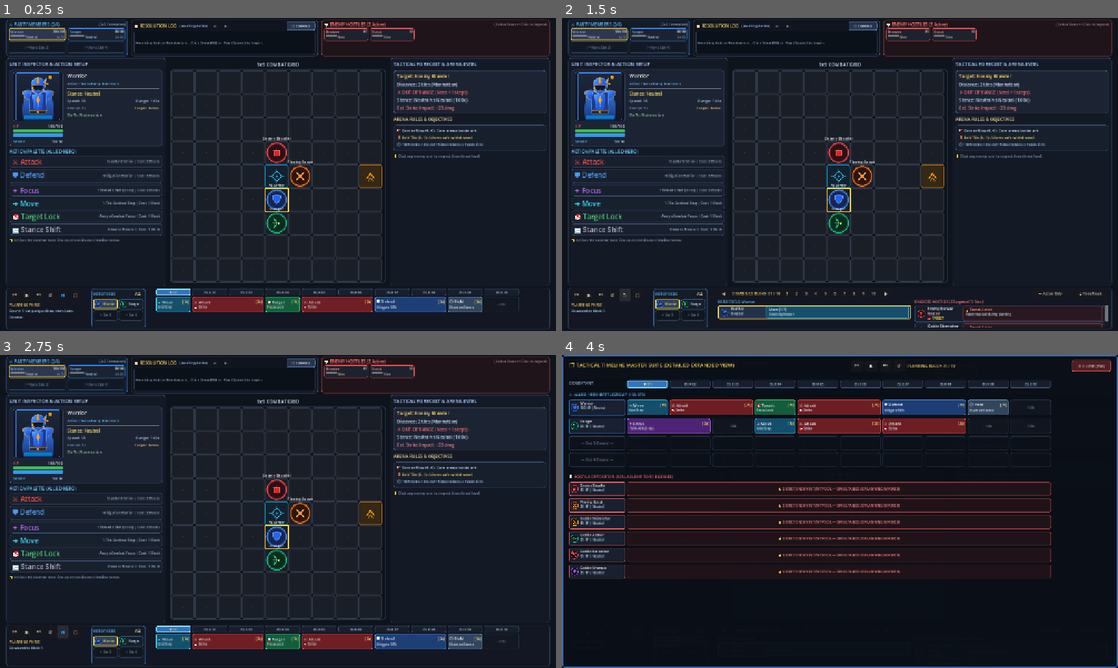
Above: before the commit, frames 1-4 (two rows, left to right).
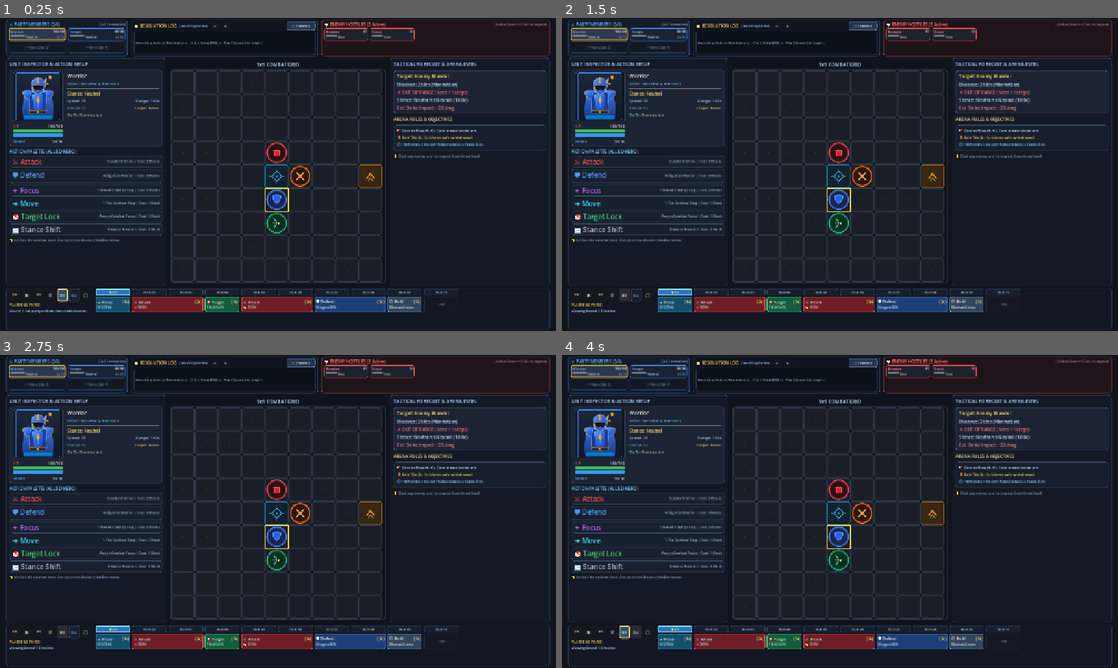
Above: after the commit, the same moments.

Repository: 6lackwin9/tactical-rpg
Game: Godot game, scene res://scenes/test_arena.tscn
The game is run twice, just before and just after one commit, with the same random seed, the same clock (stepped at 60 frames per second) and the same inputs.
Inputs (mouse positions are in pixels of both pictures, inside the frame that each line leads up to):
- Up to frame 1 (0.25 s): no input
- Up to frame 2 (1.5 s): click "⏮" at 0.5 s; click (623, 296) at 1.25 s, where only the run before the commit has a clickable "👥"
- Up to frame 3 (2.75 s): click (61, 633) at 2 s, where only the run before the commit has a clickable "🎬"
- Up to frame 4 (4 s): click (623, 633) at 2.75 s, where only the run after the commit has a clickable "R1"; click (634, 633) at 3.5 s, where only the run after the commit has a clickable "R2"

The runs differ from the first frame. In frame 1, 3.8% of the frame differs, in the area x 1-94%, y 38-99%; in frame 2, 5.3%; in frame 3, 3.8%; in frame 4, 33%, in the area x 0-100%, y 0-100%.
Error after the commit: Trying to assign an array of type "Array" to a variable of type "Array[ScheduledAction]". (res://scenes/test_arena.gd:3960)

Commit message:
feat: timeline round/block traversal, hover inspector tooltip, dead unit board pruning, and active enemy modal filter

Diff:
--- a/scenes/test_arena.gd
+++ b/scenes/test_arena.gd
@@ -278,6 +278,21 @@
 var snapshots: Array[BlockSnapshot] = []
 var recorded_actions: Array[CombatResolver.ScheduledAction] = []
 
+# Multi-Round Timeline Traversal
+var viewed_timeline_round: int = 1
+var round_recorded_actions: Dictionary = {} # int -> Array[CombatResolver.ScheduledAction]
+var round_snapshots: Dictionary = {}        # int -> Array[BlockSnapshot]
+var btn_rnd_1: Button
+var btn_rnd_2: Button
+var btn_modal_rnd_1: Button
+var btn_modal_rnd_2: Button
+
+# Combat Grid Unit Hover Card (Replaces persistent overlapping labels)
+var grid_hover_tooltip: PanelContainer
+var hover_name_lbl: Label
+var hover_hp_lbl: Label
+var hover_status_lbl: Label
+
 func _ready() -> void:
 	print("\n=======================================================")
 	print("=== STARTING TACTICAL RPG ARENA HARNESS             ===")
@@ -822,6 +837,42 @@
 	unit_overlay.name = "UnitOverlay"
 	unit_overlay.set_anchors_preset(Control.PRESET_FULL_RECT)
 	grid_anchor.add_child(unit_overlay)
+
+	# Floating Unit Inspector / Hover Tooltip (replacing overlapping persistent text labels)
+	grid_hover_tooltip = PanelContainer.new()
+	grid_hover_tooltip.name = "GridHoverTooltip"
+	grid_hover_tooltip.visible = false
+	grid_hover_tooltip.mouse_filter = Control.MOUSE_FILTER_IGNORE
+	grid_hover_tooltip.custom_minimum_size = Vector2(130, 46)
+	var hov_style := StyleBoxFlat.new()
+	hov_style.bg_color = Color(0.06, 0.08, 0.12, 0.96)
+	hov_style.border_color = Color(0.35, 0.55, 0.85, 0.9)
+	hov_style.set_border_width_all(1)
+	hov_style.set_corner_radius_all(4)
+	hov_style.content_margin_left = 6
+	hov_style.content_margin_right = 6
+	hov_style.content_margin_top = 4
+	hov_style.content_margin_bottom = 4
+	grid_hover_tooltip.add_theme_stylebox_override("panel", hov_style)
+	grid_anchor.add_child(grid_hover_tooltip)
+
+	var hov_vbox := VBoxContainer.new()
+	hov_vbox.add_theme_constant_override("separation", 2)
+	grid_hover_tooltip.add_child(hov_vbox)
+
+	hover_name_lbl = Label.new()
+	hover_name_lbl.add_theme_font_size_override("font_size", 9)
+	hov_vbox.add_child(hover_name_lbl)
+
+	hover_hp_lbl = Label.new()
+	hover_hp_lbl.add_theme_font_size_override("font_size", 8)
+	hover_hp_lbl.add_theme_color_override("font_color", Color(0.85, 0.92, 1.0))
+	hov_vbox.add_child(hover_hp_lbl)
+
+	hover_status_lbl = Label.new()
+	hover_status_lbl.add_theme_font_size_override("font_size", 7)
+	hover_status_lbl.add_theme_color_override("font_color", Color(0.7, 0.75, 0.85))
+	hov_vbox.add_child(hover_status_lbl)
 
 	# 3. Right Popup Area: Tactical Forecast & Arena Intel
 	var right_popup_panel := PanelContainer.new()
@@ -1008,18 +1059,27 @@
 	btn_reset.pressed.connect(_on_reset_pressed)
 	btns_row.add_child(btn_reset)
 
-	btn_toggle_view = Button.new()
-	btn_toggle_view.text = "👥"
-	btn_toggle_view.tooltip_text = "Toggle Combined Block View (Inspect All Units per Block)"
-	btn_toggle_view.custom_minimum_size = Vector2(26, 22)
-	btn_toggle_view.add_theme_font_size_override("font_size", 10)
-	btn_toggle_view.pressed.connect(_on_toggle_view_mode_pressed)
-	btns_row.add_child(btn_toggle_view)
+	# Round Traversal Buttons (R1 / R2) in quick view
+	btn_rnd_1 = Button.new()
+	btn_rnd_1.text = "R1"
+	btn_rnd_1.tooltip_text = "View Round 1 Timeline"
+	btn_rnd_1.custom_minimum_size = Vector2(24, 22)
+	btn_rnd_1.add_theme_font_size_override("font_size", 9)
+	btn_rnd_1.pressed.connect(func() -> void: _select_timeline_round(1))
+	btns_row.add_child(btn_rnd_1)
+
+	btn_rnd_2 = Button.new()
+	btn_rnd_2.text = "R2"
+	btn_rnd_2.tooltip_text = "View Round 2 Timeline"
+	btn_rnd_2.custom_minimum_size = Vector2(24, 22)
+	btn_rnd_2.add_theme_font_size_override("font_size", 9)
+	btn_rnd_2.pressed.connect(func() -> void: _select_timeline_round(2))
+	btns_row.add_child(btn_rnd_2)
 
 	btn_popout = Button.new()
 	btn_popout.text = "⛶"
 	btn_popout.tooltip_text = "Popout Detailed Full-Screen Timeline Suite [F / ESC]"
-	btn_popout.custom_minimum_size = Vector2(26, 22)
+	btn_popout.custom_minimum_size = Vector2(24, 22)
 	btn_popout.add_theme_font_size_override("font_size", 10)
 	btn_popout.pressed.connect(func() -> void: _toggle_timeline_modal(true))
 	btns_row.add_child(btn_popout)
@@ -1056,24 +1116,13 @@
 	btn_next_round.pressed.connect(_on_next_round_pressed)
 	controls_vbox.add_child(btn_next_round)
 
-	var vsep1 := VSeparator.new()
-	bottom_hbox.add_child(vsep1)
-
-	# 2x2 Party Select Box (Slot 1-4 with Gold Selection & ALL button)
-	var party_box := _build_party_select_box()
-	bottom_hbox.add_child(party_box)
-
-	var vsep2 := VSeparator.new()
-	bottom_hbox.add_child(vsep2)
-
-	# Timeline Display Deck: Holds Active Track Layers View and Combined Block Inspector
+	# Timeline Display Deck: Holds Active Track Layers View
 	var timeline_deck := Control.new()
 	timeline_deck.size_flags_horizontal = Control.SIZE_EXPAND_FILL
 	timeline_deck.size_flags_vertical = Control.SIZE_EXPAND_FILL
 	bottom_hbox.add_child(timeline_deck)
 
 	_build_timeline_tracks_ui(timeline_deck)
-	_build_combined_block_ui(timeline_deck)
 	_build_timeline_modal_ui()
 	_build_log_modal_ui()
 
@@ -1366,6 +1415,9 @@
 
 func _init_interactive_simulation() -> void:
 	current_combat_round = 1
+	viewed_timeline_round = 1
+	round_recorded_actions.clear()
+	round_snapshots.clear()
 	current_sim_block = 1
 	replay_block = 1
 	combined_selected_block = 1
@@ -1499,6 +1551,7 @@
 	recorded_actions.clear()
 	for a in sim_resolver.scheduled_actions:
 		recorded_actions.append(CombatResolver.ScheduledAction.new(a.combatant, a.command, a.start_block, a.end_block))
+	round_recorded_actions[1] = recorded_actions.duplicate()
 
 	# 6. Build visual unit tokens and roster cards
 	for ally in sim_allies:
@@ -1523,6 +1576,8 @@
 	# 7. Capture Initial Snapshot (State 0 before block 1 executes)
 	snapshots.clear()
 	_capture_snapshot(0)
+	round_snapshots[1] = snapshots.duplicate()
+	_update_round_traversal_ui()
 
 	# 8. Setup 2x2 Party Focus Box & Default Selection
 	selected_party_hero = unit_warrior
@@ -1550,15 +1605,6 @@
 	icon.expand_mode = TextureRect.EXPAND_IGNORE_SIZE
 	icon.stretch_mode = TextureRect.STRETCH_KEEP_ASPECT_CENTERED
 	token_ctrl.add_child(icon)
-
-	var name_lbl := Label.new()
-	name_lbl.text = combatant.name
-	name_lbl.horizontal_alignment = HORIZONTAL_ALIGNMENT_CENTER
-	name_lbl.position = Vector2(-15, -13)
-	name_lbl.custom_minimum_size = Vector2(TILE_SIZE + 30, 14)
-	name_lbl.add_theme_font_size_override("font_size", 9)
-	name_lbl.add_theme_color_override("font_color", Color(1, 1, 1, 0.9))
-	token_ctrl.add_child(name_lbl)
 
 	var sel_border := ReferenceRect.new()
 	sel_border.name = "SelectionBorder"
@@ -1575,16 +1621,73 @@
 			_select_combatant(combatant)
 	)
 
+	token_ctrl.mouse_entered.connect(func() -> void:
+		_show_unit_hover_card(combatant, token_ctrl)
+	)
+	token_ctrl.mouse_exited.connect(func() -> void:
+		_hide_unit_hover_card()
+	)
+
 	overlay.add_child(token_ctrl)
 	unit_token_nodes[combatant] = token_ctrl
 
 	var pos: Vector2i = sim_grid.get_position(combatant)
-	if pos == Vector2i(-1, -1):
+	if pos == Vector2i(-1, -1) or not combatant.is_alive() or combatant.is_withdrawn:
+		token_ctrl.visible = false
 		token_ctrl.modulate.a = 0.0
 		token_ctrl.position = Vector2(0, 0)
 	else:
+		token_ctrl.visible = true
 		token_ctrl.modulate.a = 1.0
 		token_ctrl.position = Vector2(pos.x * TILE_SIZE, pos.y * TILE_SIZE)
+
+
+func _show_unit_hover_card(c: Combatant, token: Control) -> void:
+	if grid_hover_tooltip == null or not is_instance_valid(c):
+		return
+	var is_ally: bool = sim_allies.has(c)
+	var col: Color = Color(0.4, 0.75, 1.0) if is_ally else Color(1.0, 0.45, 0.45)
+	hover_name_lbl.text = c.name
+	hover_name_lbl.add_theme_color_override("font_color", col)
+
+	var cur_snap: BlockSnapshot = null
+	var snaps: Array = round_snapshots.get(viewed_timeline_round, snapshots)
+	var cur_b: int = replay_block if combat_phase == CombatPhase.REPLAY else current_sim_block
+	if cur_b >= 0 and cur_b < snaps.size():
+		@warning_ignore("unsafe_cast")
+		cur_snap = snaps[cur_b] as BlockSnapshot
+
+	var cur_hp: int = cur_snap.hps.get(c, c.hp) if cur_snap != null else c.hp
+	var max_hp: int = cur_snap.max_hps.get(c, c.max_hp) if cur_snap != null else c.max_hp
+	var is_withdrawn: bool = cur_snap.is_withdrawn.get(c, c.is_withdrawn) if cur_snap != null else c.is_withdrawn
+	var is_alive: bool = cur_hp > 0
+	var cur_stance: CombatTypes.StanceType = cur_snap.stances.get(c, c.current_stance) if cur_snap != null else c.current_stance
+	var pos: Vector2i = cur_snap.positions.get(c, sim_grid.get_position(c)) if cur_snap != null else sim_grid.get_position(c)
+
+	if not is_alive:
+		hover_hp_lbl.text = "HP: 0/%d [DEFEATED]" % max_hp
+		hover_status_lbl.text = "Status: Fallen in battle"
+	elif is_withdrawn:
+		hover_hp_lbl.text = "HP: %d/%d [ESCAPED]" % [cur_hp, max_hp]
+		hover_status_lbl.text = "Status: Withdrawn via Exit Tile"
+	else:
+		hover_hp_lbl.text = "HP: %d/%d | Spd: %d | Rng: %d" % [cur_hp, max_hp, c.speed, c.attack_range]
+		hover_status_lbl.text = "Stance: %s | Pos: %s" % [CombatTypes.stance_to_string(cur_stance), str(pos)]
+
+	# Position adjacent to token within grid boundaries
+	var target_pos := token.position + Vector2(TILE_SIZE + 4, -4)
+	if target_pos.x + 140 > GRID_SIZE * TILE_SIZE:
+		target_pos.x = maxf(0.0, token.position.x - 142)
+	if target_pos.y + 55 > GRID_SIZE * TILE_SIZE:
+		target_pos.y = maxf(0.0, token.position.y - 45)
+	grid_hover_tooltip.position = target_pos
+	grid_hover_tooltip.z_index = 50
+	grid_hover_tooltip.visible = true
+
+
+func _hide_unit_hover_card() -> void:
+	if grid_hover_tooltip != null:
+		grid_hover_tooltip.visible = false
 
 
 func _create_roster_card(combatant: Combatant, team_color: Color) -> void:
@@ -1782,6 +1885,7 @@
 		snap.attack_boost_rds[c] = c.attack_boost_rounds_remaining
 		snap.defense_mit[c] = c.defense_mitigation_ratio
 	snapshots.append(snap)
+	round_snapshots[current_combat_round] = snapshots.duplicate()
 
 
 func _restore_snapshot(snap: BlockSnapshot) -> void:
@@ -1791,19 +1895,21 @@
 		var token := unit_token_nodes[c] as Control
 		if snap.positions.has(c):
 			var pos: Vector2i = snap.positions[c]
-			if pos == Vector2i(-1, -1):
+			var active: bool = snap.is_active.get(c, false)
+			var withdrawn: bool = snap.is_withdrawn.get(c, false)
+			var hp_val: int = snap.hps.get(c, c.hp)
+			var is_alive: bool = hp_val > 0
+
+			# Requirement 7: Remove dead or withdrawn units from board completely to eliminate token overlap
+			if pos == Vector2i(-1, -1) or not is_alive or withdrawn or not active:
+				token.visible = false
 				token.modulate.a = 0.0
 			else:
+				token.visible = true
+				token.modulate = Color.WHITE
 				var target_px := Vector2(pos.x * TILE_SIZE, pos.y * TILE_SIZE)
 				var tw := create_tween()
 				tw.tween_property(token, "position", target_px, 0.2).set_trans(Tween.TRANS_QUAD).set_ease(Tween.EASE_OUT)
-
-				var active: bool = snap.is_active.get(c, false)
-				var withdrawn: bool = snap.is_withdrawn.get(c, false)
-				if not active:
-					token.modulate = Color(0.4, 0.4, 0.4, 0.0 if withdrawn else 0.6)
-				else:
-					token.modulate = Color.WHITE
 
 	_update_all_roster_cards(snap)
 	_update_selected_unit_panel()
@@ -2517,6 +2623,10 @@
 # ==============================================================================
 
 func _update_combined_block_display(block: int) -> void:
+	# Deprecated: Full screen log modal and master timeline modal replace old combined block inspector
+	if combined_party_vbox == null or combined_enemy_vbox == null or combined_block_title_lbl == null:
+		return
+
 	combined_block_title_lbl.text = "COMBINED BLOCK %02d / 10" % block
 
 	for i in range(combined_chip_buttons.size()):
@@ -2815,8 +2925,8 @@
 
 
 func _navigate_combined_block(delta: int) -> void:
-	combined_selected_block = clampi(combined_selected_block + delta, 1, TOTAL_BLOCKS)
-	_update_combined_block_display(combined_selected_block)
+	var target_b: int = clampi(replay_block + delta, 1, TOTAL_BLOCKS)
+	_on_ruler_block_clicked(target_b)
 
 
 # ==============================================================================
@@ -2937,21 +3047,21 @@
 		@warning_ignore("unsafe_cast")
 		var token := unit_token_nodes[combatant] as Control
 		var target_coord: Vector2i = sim_grid.get_position(combatant)
-		if target_coord == Vector2i(-1, -1):
+		var is_alive: bool = combatant.is_alive()
+		var is_withdrawn: bool = combatant.is_withdrawn
+		var is_act: bool = combatant.is_active() and is_alive and not is_withdrawn
+
+		# Requirement 7: Remove dead or withdrawn unit from board completely
+		if target_coord == Vector2i(-1, -1) or not is_act:
+			token.visible = false
 			token.modulate.a = 0.0
 		else:
-			if not combatant.is_active():
-				if combatant.is_withdrawn:
-					var tw := create_tween()
-					tw.tween_property(token, "modulate:a", 0.0, 0.4)
-				elif not combatant.is_alive():
-					token.modulate = Color(0.4, 0.4, 0.4, 0.6)
-			else:
-				token.modulate = Color.WHITE
-				var target_px := Vector2(target_coord.x * TILE_SIZE, target_coord.y * TILE_SIZE)
-				if token.position != target_px:
-					var tw := create_tween()
-					tw.tween_property(token, "position", target_px, 0.25).set_trans(Tween.TRANS_QUAD).set_ease(Tween.EASE_OUT)
+			token.visible = true
+			token.modulate = Color.WHITE
+			var target_px := Vector2(target_coord.x * TILE_SIZE, target_coord.y * TILE_SIZE)
+			if token.position != target_px:
+				var tw := create_tween()
+				tw.tween_property(token, "position", target_px, 0.25).set_trans(Tween.TRANS_QUAD).set_ease(Tween.EASE_OUT)
 
 	_update_all_roster_cards()
 
@@ -3093,10 +3203,14 @@
 	recorded_actions.clear()
 	for a in sim_resolver.scheduled_actions:
 		recorded_actions.append(CombatResolver.ScheduledAction.new(a.combatant, a.command, a.start_block, a.end_block))
+	round_recorded_actions[2] = recorded_actions.duplicate()
 
 	# Snapshot 0 for Round 2
 	snapshots.clear()
 	_capture_snapshot(0)
+	round_snapshots[2] = snapshots.duplicate()
+	viewed_timeline_round = 2
+	_update_round_traversal_ui()
 
 	_update_party_select_box()
 	_select_combatant(unit_warrior)
@@ -3766,41 +3880,100 @@
 
 func _on_rewind_pressed() -> void:
 	replay_block = 1
+	current_sim_block = 1
+	var snaps: Array = round_snapshots.get(viewed_timeline_round, snapshots)
+	if snaps.size() > 1:
+		@warning_ignore("unsafe_cast")
+		_restore_snapshot(snaps[1] as BlockSnapshot)
+	elif not snaps.is_empty():
+		@warning_ignore("unsafe_cast")
+		_restore_snapshot(snaps[0] as BlockSnapshot)
 	status_label.text = "Rewound to Block 1."
 	_update_timeline_tracks_display()
-	_update_combined_block_display(1)
 	if timeline_modal_overlay != null and timeline_modal_overlay.visible:
 		_update_modal_tracks_display()
 
 
 func _on_toggle_view_mode_pressed() -> void:
-	if timeline_view_mode == TimelineViewMode.TRACK_LAYERS:
-		timeline_view_mode = TimelineViewMode.COMBINED_BLOCK
-		tracks_container.visible = false
-		combined_container.visible = true
-		btn_toggle_view.text = "🎬"
-		btn_toggle_view.tooltip_text = "Switch to Single Hero Track View"
-		_update_combined_block_display(combined_selected_block)
-	else:
-		timeline_view_mode = TimelineViewMode.TRACK_LAYERS
-		tracks_container.visible = true
-		combined_container.visible = false
-		btn_toggle_view.text = "👥"
-		btn_toggle_view.tooltip_text = "Switch to Combined Block View"
-		_update_timeline_tracks_display()
+	_toggle_timeline_modal(not timeline_modal_overlay.visible)
 
 
 func _on_ruler_block_clicked(b: int) -> void:
-	if combat_phase == CombatPhase.REPLAY:
-		replay_block = b
-		status_label.text = "Inspecting Replay Block %d." % b
-		_update_timeline_tracks_display()
-		_update_combined_block_display(b)
-	else:
-		combined_selected_block = b
-		_on_toggle_view_mode_pressed()
+	replay_block = b
+	current_sim_block = b
+	# Directly traverse through battle state for clicked block
+	var snaps: Array = round_snapshots.get(viewed_timeline_round, snapshots)
+	if b >= 0 and b < snaps.size():
+		@warning_ignore("unsafe_cast")
+		_restore_snapshot(snaps[b] as BlockSnapshot)
+	elif not snaps.is_empty():
+		@warning_ignore("unsafe_cast")
+		_restore_snapshot(snaps[0] as BlockSnapshot)
+
+	status_label.text = "Round %d • Block %02d State inspected." % [viewed_timeline_round, b]
+	_update_timeline_tracks_display()
 	if timeline_modal_overlay != null and timeline_modal_overlay.visible:
 		_update_modal_tracks_display()
+
+
+func _update_round_traversal_ui() -> void:
+	var r1_btns: Array[Button] = []
+	if btn_rnd_1 != null: r1_btns.append(btn_rnd_1)
+	if btn_modal_rnd_1 != null: r1_btns.append(btn_modal_rnd_1)
+	for b in r1_btns:
+		var st := StyleBoxFlat.new()
+		st.set_corner_radius_all(3)
+		if viewed_timeline_round == 1:
+			st.bg_color = Color(0.18, 0.32, 0.54, 0.95)
+			st.border_color = Color(1.0, 0.85, 0.3, 1.0)
+			st.set_border_width_all(2)
+			b.add_theme_color_override("font_color", Color(1.0, 0.9, 0.35))
+		else:
+			st.bg_color = Color(0.1, 0.13, 0.18, 0.8)
+			st.border_color = Color(0.25, 0.35, 0.48, 0.6)
+			st.set_border_width_all(1)
+			b.add_theme_color_override("font_color", Color(0.65, 0.75, 0.85))
+		b.add_theme_stylebox_override("normal", st)
+
+	var r2_btns: Array[Button] = []
+	if btn_rnd_2 != null: r2_btns.append(btn_rnd_2)
+	if btn_modal_rnd_2 != null: r2_btns.append(btn_modal_rnd_2)
+	for b in r2_btns:
+		var st := StyleBoxFlat.new()
+		st.set_corner_radius_all(3)
+		if viewed_timeline_round == 2:
+			st.bg_color = Color(0.18, 0.32, 0.54, 0.95)
+			st.border_color = Color(1.0, 0.85, 0.3, 1.0)
+			st.set_border_width_all(2)
+			b.add_theme_color_override("font_color", Color(1.0, 0.9, 0.35))
+		else:
+			st.bg_color = Color(0.1, 0.13, 0.18, 0.8)
+			st.border_color = Color(0.25, 0.35, 0.48, 0.6)
+			st.set_border_width_all(1)
+			b.add_theme_color_override("font_color", Color(0.65, 0.75, 0.85))
+		b.add_theme_stylebox_override("normal", st)
+
+
+func _select_timeline_round(rd: int) -> void:
+	viewed_timeline_round = rd
+	@warning_ignore("unsafe_cast")
+	recorded_actions = round_recorded_actions.get(rd, []) as Array[CombatResolver.ScheduledAction]
+	@warning_ignore("unsafe_cast")
+	snapshots = round_snapshots.get(rd, []) as Array[BlockSnapshot]
+	_update_round_traversal_ui()
+	_update_timeline_tracks_display()
+	if timeline_modal_overlay != null and timeline_modal_overlay.visible:
+		_update_modal_tracks_display()
+
+	var snaps: Array = round_snapshots.get(rd, [])
+	var target_b: int = replay_block if combat_phase == CombatPhase.REPLAY else 1
+	if target_b >= 0 and target_b < snaps.size():
+		@warning_ignore("unsafe_cast")
+		_restore_snapshot(snaps[target_b] as BlockSnapshot)
+	elif not snaps.is_empty():
+		@warning_ignore("unsafe_cast")
+		_restore_snapshot(snaps[0] as BlockSnapshot)
+	status_label.text = "Viewing Round %d Timeline." % rd
 
 
 # ==============================================================================
@@ -3877,6 +4050,23 @@
 	btn_modal_reset.add_theme_font_size_override("font_size", 10)
 	btn_modal_reset.pressed.connect(_on_reset_pressed)
 	modal_ctrls.add_child(btn_modal_reset)
+
+	# Round Traversal Buttons (R1 / R2) in modal suite
+	btn_modal_rnd_1 = Button.new()
+	btn_modal_rnd_1.text = "R1"
+	btn_modal_rnd_1.tooltip_text = "Switch Modal to Round 1 Timeline"
+	btn_modal_rnd_1.custom_minimum_size = Vector2(26, 22)
+	btn_modal_rnd_1.add_theme_font_size_override("font_size", 9)
+	btn_modal_rnd_1.pressed.connect(func() -> void: _select_timeline_round(1))
+	modal_ctrls.add_child(btn_modal_rnd_1)
+
+	btn_modal_rnd_2 = Button.new()
+	btn_modal_rnd_2.text = "R2"
+	btn_modal_rnd_2.tooltip_text = "Switch Modal to Round 2 Timeline"
+	btn_modal_rnd_2.custom_minimum_size = Vector2(26, 22)
+	btn_modal_rnd_2.add_theme_font_size_override("font_size", 9)
+	btn_modal_rnd_2.pressed.connect(func() -> void: _select_timeline_round(2))
+	modal_ctrls.add_child(btn_modal_rnd_2)
 
 	modal_phase_lbl = Label.new()
 	modal_phase_lbl.text = "PLANNING PHASE"
@@ -3994,6 +4184,13 @@
 	for child in modal_tracks_list.get_children():
 		child.queue_free()
 
+	# Query snapshot for active playhead in viewed round
+	var snap: BlockSnapshot = null
+	var snaps: Array = round_snapshots.get(viewed_timeline_round, snapshots)
+	if active_playhead >= 0 and active_playhead < snaps.size():
+		@warning_ignore("unsafe_cast")
+		snap = snaps[active_playhead] as BlockSnapshot
+
 	# Section 1: Hero Battlegroup Tracks (All 4 slots)
 	var ally_hdr := Label.new()
 	ally_hdr.text = "⚔ ALLIED HERO BATTLEGROUP (4 SLOTS)"
@@ -4003,26 +4200,42 @@
 
 	for i in range(4):
 		var ally: Combatant = sim_allies[i] if i < sim_allies.size() else null
-		var row := _create_modal_unit_track_row(ally, i + 1, true, active_playhead)
+		var row := _create_modal_unit_track_row(ally, i + 1, true, active_playhead, snap)
 		modal_tracks_list.add_child(row)
 
 	var sep := HSeparator.new()
 	modal_tracks_list.add_child(sep)
 
-	# Section 2: Hostile Opposition Tracks (Scalable up to 10 enemies)
+	# Section 2: Hostile Opposition Tracks (Requirement 5: Only show active enemies for the round)
+	var active_enemies_for_view: Array[Combatant] = []
+	var is_r1: bool = (viewed_timeline_round == 1)
+	var reinforcements_active: bool = (snap.reinforcements_spawned if snap != null else reinforcements_spawned)
+
+	for enemy in sim_enemies:
+		if is_r1:
+			if enemy in [unit_berserker, unit_skirmisher, unit_archer, unit_shaman]:
+				if reinforcements_active:
+					active_enemies_for_view.append(enemy)
+			else:
+				active_enemies_for_view.append(enemy)
+		else:
+			# Round 2: Brawler & Scout pruned, only surviving goblins shown
+			if not (enemy in [unit_brawler, unit_scout]):
+				active_enemies_for_view.append(enemy)
+
 	var enemy_hdr := Label.new()
-	enemy_hdr.text = "💀 HOSTILE OPPOSITION (SCALABLE UP TO 10 ENEMIES)"
+	enemy_hdr.text = "💀 HOSTILE OPPOSITION (%d Active Hostiles)" % active_enemies_for_view.size()
 	enemy_hdr.add_theme_font_size_override("font_size", 9)
 	enemy_hdr.add_theme_color_override("font_color", Color(1.0, 0.45, 0.45))
 	modal_tracks_list.add_child(enemy_hdr)
 
-	for i in range(sim_enemies.size()):
-		var enemy: Combatant = sim_enemies[i]
-		var row := _create_modal_unit_track_row(enemy, i + 1, false, active_playhead)
+	for i in range(active_enemies_for_view.size()):
+		var enemy: Combatant = active_enemies_for_view[i]
+		var row := _create_modal_unit_track_row(enemy, i + 1, false, active_playhead, snap)
 		modal_tracks_list.add_child(row)
 
 
-func _create_modal_unit_track_row(combatant: Combatant, slot_idx: int, is_ally: bool, active_playhead: int) -> HBoxContainer:
+func _create_modal_unit_track_row(combatant: Combatant, slot_idx: int, is_ally: bool, active_playhead: int, snap: BlockSnapshot = null) -> HBoxContainer:
 	var row := HBoxContainer.new()
 	row.add_theme_constant_override("separation", BLOCK_GAP)
 
@@ -4038,6 +4251,12 @@
 	hdr_style.set_border_width_all(1)
 
 	if combatant != null:
+		var cur_hp: int = snap.hps.get(combatant, combatant.hp) if snap != null else combatant.hp
+		var max_hp: int = snap.max_hps.get(combatant, combatant.max_hp) if snap != null else combatant.max_hp
+		var is_withdrawn: bool = snap.is_withdrawn.get(combatant, combatant.is_withdrawn) if snap != null else combatant.is_withdrawn
+		var is_alive: bool = cur_hp > 0
+		var cur_stance: CombatTypes.StanceType = snap.stances.get(combatant, combatant.current_stance) if snap != null else combatant.current_stance
+
 		var team_col: Color = Color(0.2, 0.5, 0.9) if is_ally else Color(0.9, 0.35, 0.35)
 		hdr_style.bg_color = Color(0.10, 0.13, 0.19, 0.95)
 		hdr_style.border_color = team_col
@@ -4051,7 +4270,7 @@
 		icon.custom_minimum_size = Vector2(18, 18)
 		icon.expand_mode = TextureRect.EXPAND_IGNORE_SIZE
 		icon.stretch_mode = TextureRect.STRETCH_KEEP_ASPECT_CENTERED
-		if not combatant.is_alive():
+		if not is_alive or is_withdrawn:
 			icon.modulate = Color(0.5, 0.5, 0.5, 0.6)
 		hbox.add_child(icon)
 
@@ -4060,20 +4279,28 @@
 		hbox.add_child(vinfo)
 
 		var name_lbl := Label.new()
-		if not combatant.is_alive():
+		if not is_alive:
 			name_lbl.text = "%s 💀" % combatant.name
 			name_lbl.add_theme_color_override("font_color", Color(0.95, 0.35, 0.35))
-		elif combatant.is_withdrawn:
+			hdr.modulate = Color(0.6, 0.6, 0.6, 0.6)
+		elif is_withdrawn:
 			name_lbl.text = "%s 💨" % combatant.name
 			name_lbl.add_theme_color_override("font_color", Color(0.9, 0.7, 0.2))
+			hdr.modulate = Color(0.65, 0.65, 0.65, 0.6)
 		else:
 			name_lbl.text = combatant.name
 			name_lbl.add_theme_color_override("font_color", Color.WHITE)
+			hdr.modulate = Color.WHITE
 		name_lbl.add_theme_font_size_override("font_size", 8)
 		vinfo.add_child(name_lbl)
 
 		var hp_lbl := Label.new()
-		hp_lbl.text = "%d HP | %s" % [combatant.hp, CombatTypes.stance_to_string(combatant.current_stance)]
+		if not is_alive:
+			hp_lbl.text = "0/%d HP [DEFEATED]" % max_hp
+		elif is_withdrawn:
+			hp_lbl.text = "%d/%d HP [ESCAPED]" % [cur_hp, max_hp]
+		else:
+			hp_lbl.text = "%d/%d HP | %s" % [cur_hp, max_hp, CombatTypes.stance_to_string(cur_stance)]
 		hp_lbl.add_theme_font_size_override("font_size", 7)
 		hp_lbl.add_theme_color_override("font_color", Color(0.7, 0.8, 0.9))
 		vinfo.add_child(hp_lbl)
